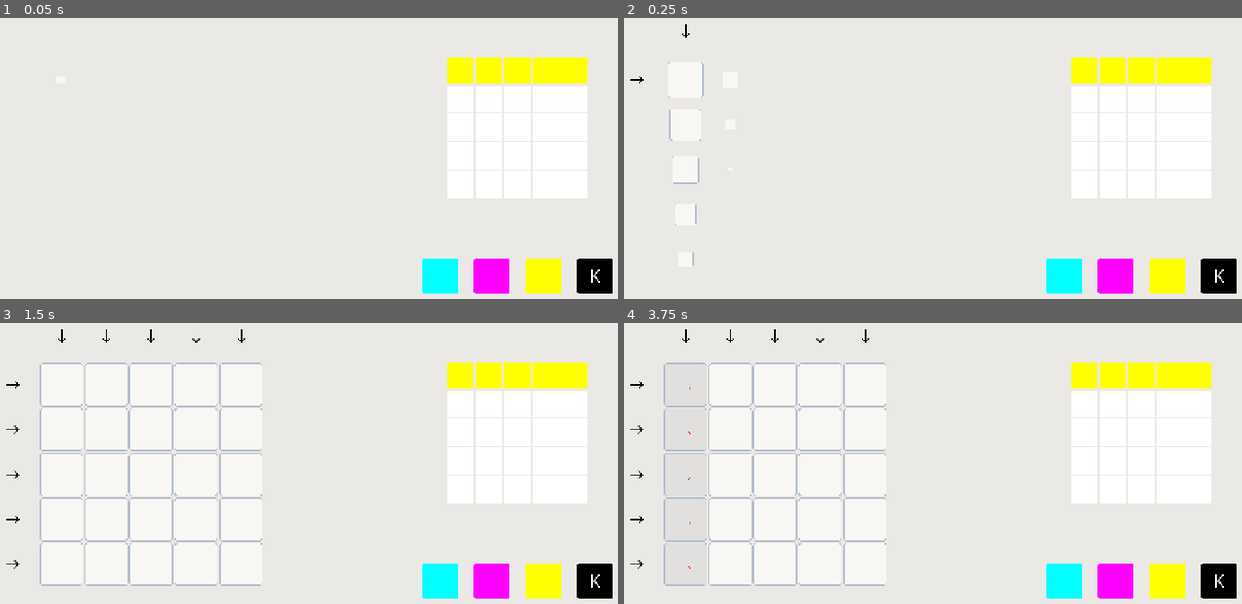
Above: before the commit, frames 1-4 (two rows, left to right).
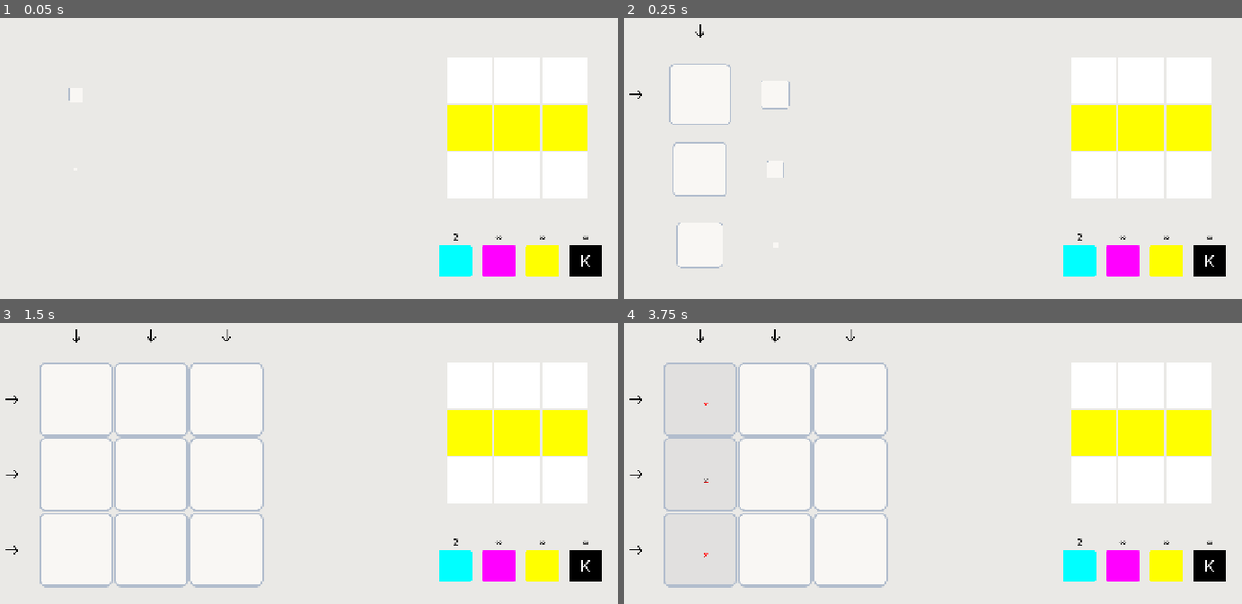
Above: after the commit, the same moments.

Repository: kaminaryu/printing-game
Game: Godot game, scene res://Scenes/main.tscn
Same seed, same stepped clock (60 frames per second), same inputs: the game is played once before the commit and once after it.
Inputs (mouse positions are in pixels of both pictures, inside the frame that each line leads up to; where the layout moved, square brackets give the same spot in the first picture):
- Up to frame 1 (0.05 s): no input
- Up to frame 2 (0.25 s): no input
- Up to frame 3 (1.5 s): click (457, 564) [438, 581] at 0.5 s; click (500, 564) [494, 581] at 1.25 s
- Up to frame 4 (3.75 s): click (1167, 564) [1167, 581] at 2 s; click (1211, 564) [1217, 581] at 2.75 s; click (685, 337) at 3.52 s

The runs differ from the first frame. In frame 1, 9.9% of the frame differs, in the area x 11-100%, y 14-99%; in frame 2, 11%; in frame 3, 14%; in frame 4, 14%, in the area x 0-100%, y 2-99%.

Commit message:
Feat: Added ink counter

Diff:
--- a/Objects/Printer/PrintingGrid/printing_grid.gd
+++ b/Objects/Printer/PrintingGrid/printing_grid.gd
@@ -4,6 +4,7 @@
 
 @onready var cell_scene = preload("res://Objects/Printer/PrintingGrid/grid_cell.tscn")
 @onready var line_picker_scene = preload("res://Objects/Printer/PrintingGrid/painter.tscn")
+@onready var game_manager_scene = $".."
 
 const MAX_GRID_BOUNDS: float = 400.0
 const CELL_GAP: int = 2
@@ -137,8 +138,12 @@
 	var alignment: String   = request.get("grid_alignment")
 	var index: int          = request.get("grid_index")
 	var channel: String     = ColorManager.get_color_channel()
+
+	var can_paint: bool = game_manager_scene.use_ink_channel(channel)
+	if not can_paint:
+		return # Exit early without updating state or playing animations!
+
 	var locked_line: bool = false
-
 	match alignment:
 		"col":
 			locked_line = _paint_column(index, channel)
@@ -207,7 +212,6 @@
 
 	var locked: bool = (lock_cell_count == grid_size.x)
 
-	# FIXED: Changed from grid_size.y to grid_size.x because rows cascade horizontally!
 	var total_delay: float = (grid_size.x - 1) * PAINT_CASCADE_SPEED + CELL_FADE_DURATION
 	tween.tween_callback(func(): paint_cascade_finished.emit()).set_delay(total_delay)
 	return locked
--- /dev/null
+++ b/Resources/Levels/1.tres
@@ -0,0 +1,15 @@
+[gd_resource type="Resource" script_class="LevelData" format=3 uid="uid://dvqu2yenj6lms"]
+
+[ext_resource type="Script" uid="uid://cioivj6k56epn" path="res://Resources/level_data.gd" id="1_envha"]
+
+[resource]
+script = ExtResource("1_envha")
+grid_size = Vector2i(3, 3)
+target_colors = Array[String](["000", "000", "000", "001", "001", "001"])
+ink_limits = {
+"c": 2,
+"k": -1,
+"m": -1,
+"y": -1
+}
+metadata/_custom_type_script = "uid://cioivj6k56epn"
--- /dev/null
+++ b/Resources/Levels/2.tres
@@ -0,0 +1,7 @@
+[gd_resource type="Resource" script_class="LevelData" format=3 uid="uid://cq1ujco08iysx"]
+
+[ext_resource type="Script" uid="uid://cioivj6k56epn" path="res://Resources/level_data.gd" id="1_pj642"]
+
+[resource]
+script = ExtResource("1_pj642")
+metadata/_custom_type_script = "uid://cioivj6k56epn"
--- a/Resources/Levels/level_1.tres
+++ /dev/null
@@ -1,8 +0,0 @@
-[gd_resource type="Resource" script_class="LevelData" format=3 uid="uid://dvqu2yenj6lms"]
-
-[ext_resource type="Script" uid="uid://cioivj6k56epn" path="res://Resources/level_data.gd" id="1_0nvgt"]
-
-[resource]
-script = ExtResource("1_0nvgt")
-target_colors = Array[String](["001", "001", "001", "001", "001"])
-metadata/_custom_type_script = "uid://cioivj6k56epn"
--- a/Resources/level_data.gd
+++ b/Resources/level_data.gd
@@ -24,3 +24,11 @@
 			index += 1
 
 	return grid_2d
+
+@export_subgroup("Ink Limitations")
+@export var ink_limits: Dictionary = {
+	"c": -1,
+	"m": -1,
+	"y": -1,
+	"k": -1
+}
--- a/Scenes/main.gd
+++ b/Scenes/game_manager.gd
@@ -6,7 +6,9 @@
 @onready var target_preview_grid = $CanvasLayer/TargetGrid
 
 var target_grid_data: Array = []
+var remaining_ink: Dictionary = {}
 
+signal ink_inventory_updated(channel: String, remaining_count: int)
 
 func _ready() -> void:
 	printing_grid.paint_cascade_finished.connect(_on_grid_updated)
@@ -17,10 +19,26 @@
 	current_level = level_data
 	target_grid_data = level_data.get_target_grid_2d()
 
-	# 1. Direct the UI component to draw itself
+	remaining_ink = level_data.ink_limits.duplicate()
+
 	target_preview_grid.update_preview(level_data)
+	printing_grid.setup_and_build(level_data.grid_size)
 
-	printing_grid.setup_and_build(level_data.grid_size)
+	for channel in remaining_ink.keys():
+		ink_inventory_updated.emit(channel, remaining_ink[channel])
+
+func use_ink_channel(channel: String) -> bool:
+	print(remaining_ink)
+	if not remaining_ink.has(channel) or remaining_ink[channel] == -1:
+		return true
+
+	if remaining_ink[channel] <= 0:
+		print("❌ Click Blocked: Out of ink for channel: ", channel)
+		return false
+
+	remaining_ink[channel] -= 1
+	ink_inventory_updated.emit(channel, remaining_ink[channel])
+	return true
 
 func _on_grid_updated() -> void:
 	if check_victory_condition():
--- a/Scenes/main.tscn
+++ b/Scenes/main.tscn
@@ -1,19 +1,24 @@
 [gd_scene format=3 uid="uid://db8fia13a2akp"]
 
 [ext_resource type="PackedScene" uid="uid://iivroqoa8ayc" path="res://Objects/Printer/PrintingGrid/printing_grid.tscn" id="1_jjgbg"]
-[ext_resource type="Script" uid="uid://bfro6yuwkgdkj" path="res://Scenes/main.gd" id="1_jjvhh"]
-[ext_resource type="Resource" uid="uid://dvqu2yenj6lms" path="res://Resources/Levels/level_1.tres" id="2_8gbba"]
+[ext_resource type="Script" uid="uid://bfro6yuwkgdkj" path="res://Scenes/game_manager.gd" id="1_ynf5e"]
+[ext_resource type="Resource" uid="uid://dvqu2yenj6lms" path="res://Resources/Levels/1.tres" id="2_8gbba"]
 [ext_resource type="Script" uid="uid://db0ayoaavo3xb" path="res://Scenes/target_preview_grid.gd" id="4_jjvhh"]
+[ext_resource type="Script" uid="uid://cchb8xgu4rlgr" path="res://UI/ink_ammo_label.gd" id="5_hptm8"]
 [ext_resource type="Script" uid="uid://c5wqouv11ks52" path="res://Scenes/ink_palette.gd" id="5_kry3j"]
 [ext_resource type="Texture2D" uid="uid://c7t7hgvxmyvjp" path="res://Assets/Cyan_Button.png" id="6_ynf5e"]
 [ext_resource type="Texture2D" uid="uid://dbsoa2lx04yjb" path="res://Assets/Magenta_Button.png" id="7_hptm8"]
 [ext_resource type="Texture2D" uid="uid://c70pva0x3x44h" path="res://Assets/Yellow_Button.png" id="8_d1ilt"]
 [ext_resource type="Texture2D" uid="uid://dmv1wnq5j1dge" path="res://Assets/Key_Button.png" id="9_6iyac"]
 
+[sub_resource type="LabelSettings" id="LabelSettings_ynf5e"]
+font_size = 37
+font_color = Color(0, 0, 0, 1)
+
 [sub_resource type="ButtonGroup" id="ButtonGroup_kry3j"]
 
 [node name="Main" type="Node2D" unique_id=1872288472]
-script = ExtResource("1_jjvhh")
+script = ExtResource("1_ynf5e")
 current_level = ExtResource("2_8gbba")
 
 [node name="PrintingGrid" parent="." unique_id=1528432382 instance=ExtResource("1_jjgbg")]
@@ -32,35 +37,78 @@
 max_boundary_size = 250.0
 cell_gap = 3.0
 
-[node name="Ink Palette" type="HBoxContainer" parent="CanvasLayer" unique_id=1133777245]
-offset_left = 810.0
-offset_top = 521.0
-offset_right = 1490.0
-offset_bottom = 649.0
-scale = Vector2(0.5, 0.5)
-theme_override_constants/separation = 56
+[node name="Palette" type="VBoxContainer" parent="CanvasLayer" unique_id=255565807]
+offset_left = 831.0
+offset_top = 472.0
+offset_right = 1511.0
+offset_bottom = 655.0
+scale = Vector2(0.45281297, 0.45281297)
+
+[node name="Remaining Ink" type="HBoxContainer" parent="CanvasLayer/Palette" unique_id=1278221200]
+layout_mode = 2
+theme_override_constants/separation = 4
+script = ExtResource("5_hptm8")
+
+[node name="Cyan" type="Label" parent="CanvasLayer/Palette/Remaining Ink" unique_id=1220655513]
+layout_mode = 2
+size_flags_horizontal = 3
+text = "1"
+label_settings = SubResource("LabelSettings_ynf5e")
+horizontal_alignment = 1
+vertical_alignment = 1
+
+[node name="Magenta" type="Label" parent="CanvasLayer/Palette/Remaining Ink" unique_id=1364940271]
+layout_mode = 2
+size_flags_horizontal = 3
+text = "1"
+label_settings = SubResource("LabelSettings_ynf5e")
+horizontal_alignment = 1
+vertical_alignment = 1
+
+[node name="Yellow" type="Label" parent="CanvasLayer/Palette/Remaining Ink" unique_id=519945445]
+layout_mode = 2
+size_flags_horizontal = 3
+text = "1"
+label_settings = SubResource("LabelSettings_ynf5e")
+horizontal_alignment = 1
+vertical_alignment = 1
+
+[node name="Key" type="Label" parent="CanvasLayer/Palette/Remaining Ink" unique_id=1485529953]
+layout_mode = 2
+size_flags_horizontal = 3
+text = "1"
+label_settings = SubResource("LabelSettings_ynf5e")
+horizontal_alignment = 1
+vertical_alignment = 1
+
+[node name="Ink Palette" type="HBoxContainer" parent="CanvasLayer/Palette" unique_id=1133777245]
+layout_mode = 2
 script = ExtResource("5_kry3j")
 
-[node name="Cyan" type="TextureButton" parent="CanvasLayer/Ink Palette" unique_id=1060580799]
+[node name="Cyan" type="TextureButton" parent="CanvasLayer/Palette/Ink Palette" unique_id=1060580799]
 layout_mode = 2
+size_flags_horizontal = 6
 toggle_mode = true
 button_group = SubResource("ButtonGroup_kry3j")
 texture_normal = ExtResource("6_ynf5e")
 
-[node name="Magenta" type="TextureButton" parent="CanvasLayer/Ink Palette" unique_id=146648080]
+[node name="Magenta" type="TextureButton" parent="CanvasLayer/Palette/Ink Palette" unique_id=146648080]
 layout_mode = 2
+size_flags_horizontal = 6
 toggle_mode = true
 button_group = SubResource("ButtonGroup_kry3j")
 texture_normal = ExtResource("7_hptm8")
 
-[node name="Yellow" type="TextureButton" parent="CanvasLayer/Ink Palette" unique_id=252865151]
+[node name="Yellow" type="TextureButton" parent="CanvasLayer/Palette/Ink Palette" unique_id=252865151]
 layout_mode = 2
+size_flags_horizontal = 6
 toggle_mode = true
 button_group = SubResource("ButtonGroup_kry3j")
 texture_normal = ExtResource("8_d1ilt")
 
-[node name="Key" type="TextureButton" parent="CanvasLayer/Ink Palette" unique_id=1721163070]
+[node name="Key" type="TextureButton" parent="CanvasLayer/Palette/Ink Palette" unique_id=1721163070]
 layout_mode = 2
+size_flags_horizontal = 6
 toggle_mode = true
 button_group = SubResource("ButtonGroup_kry3j")
 texture_normal = ExtResource("9_6iyac")
--- a/Scenes/target_preview_grid.gd
+++ b/Scenes/target_preview_grid.gd
@@ -1,31 +1,23 @@
-# target_preview.gd
-extends Control  # Changed from GridContainer to Control for manual sizing freedom
+extends Control
 
-## The maximum bounding box width and height the preview grid is allowed to occupy
 @export var max_boundary_size: float = 128.0
 
-## The pixel gap separation between the miniature color squares
 @export var cell_gap: float = 1.0
 
 func update_preview(level_data: LevelData) -> void:
-	# 1. Clear out old blocks
 	for child in get_children():
 		child.queue_free()
 
 	var grid_x: int = level_data.grid_size.x
 	var grid_y: int = level_data.grid_size.y
 
-	# 2. Find the largest dimension to determine our restrictive scaling factor
 	var max_dimension: int = max(grid_x, grid_y)
 
-	# 3. Calculate total space consumed by gaps along that maximum dimension
 	var total_gap_space: float = cell_gap * (max_dimension - 1)
 
-	# 4. Math: (Max Boundary Size - Total Gaps) / Total Grid Blocks = Size of 1 Block
 	var calculated_block_size: float = (max_boundary_size - total_gap_space) / max_dimension
 	var pixel_size: Vector2 = Vector2(calculated_block_size, calculated_block_size)
 
-	# 5. Calculate centering offsets if the grid is non-square (e.g. 3x5 or 5x3)
 	var total_grid_width: float = (grid_x * calculated_block_size) + ((grid_x - 1) * cell_gap)
 	var total_grid_height: float = (grid_y * calculated_block_size) + ((grid_y - 1) * cell_gap)
 	var offset: Vector2 = Vector2(
@@ -33,23 +25,18 @@
 		(max_boundary_size - total_grid_height) / 2.0
 	)
 
-	# Fetch the sorted 2D grid matrix data from our level object
 	var grid_2d: Array = level_data.get_target_grid_2d()
 
-	# 6. Spawn and position the UI ColorRects manually using our math
 	for row in range(grid_y):
 		for col in range(grid_x):
 			var pixel: ColorRect = ColorRect.new()
 
-			# Set the precise dynamic size
 			pixel.size = pixel_size
 
-			# Calculate exact position matching your gameplay PrintingGrid layout math
 			var pos_x: float = offset.x + (col * (calculated_block_size + cell_gap))
 			var pos_y: float = offset.y + (row * (calculated_block_size + cell_gap))
 			pixel.position = Vector2(pos_x, pos_y)
 
-			# Assign colors
 			var target_key: String = grid_2d[col][row]
 			var hex: String = ColorManager.COLOR_GLOSSARY.get(target_key, "#676767")
 			pixel.color = Color.from_string(hex, Color.PURPLE)
--- /dev/null
+++ b/UI/ink_ammo_label.gd
@@ -0,0 +1,26 @@
+extends HBoxContainer
+
+@onready var manager = $"../../.."
+
+@onready var c_label = $Cyan
+@onready var m_label = $Magenta
+@onready var y_label = $Yellow
+@onready var k_label = $Key
+
+
+
+func _ready() -> void:
+	manager.ink_inventory_updated.connect(_on_ink_updated)
+
+func _on_ink_updated(channel: String, count: int) -> void:
+	var target_label: Label = null
+	match channel:
+		"c": target_label = c_label
+		"m": target_label = m_label
+		"y": target_label = y_label
+		"k": target_label = k_label
+
+	if count == -1:
+		target_label.text = "∞"
+	else:
+		target_label.text = str(count)
Renamed: Scenes/main.gd.uid -> Scenes/game_manager.gd.uid
Not shown, added: UI/ink_ammo_label.gd.uid
Not shown, changed: .gitignore
